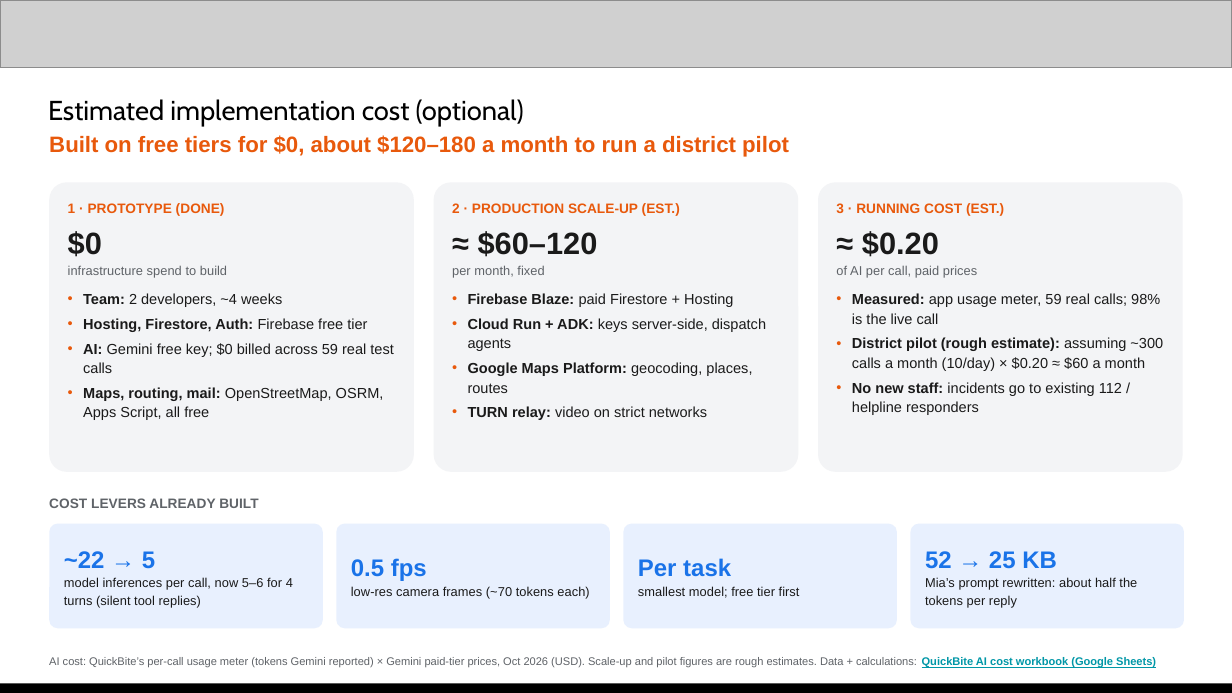
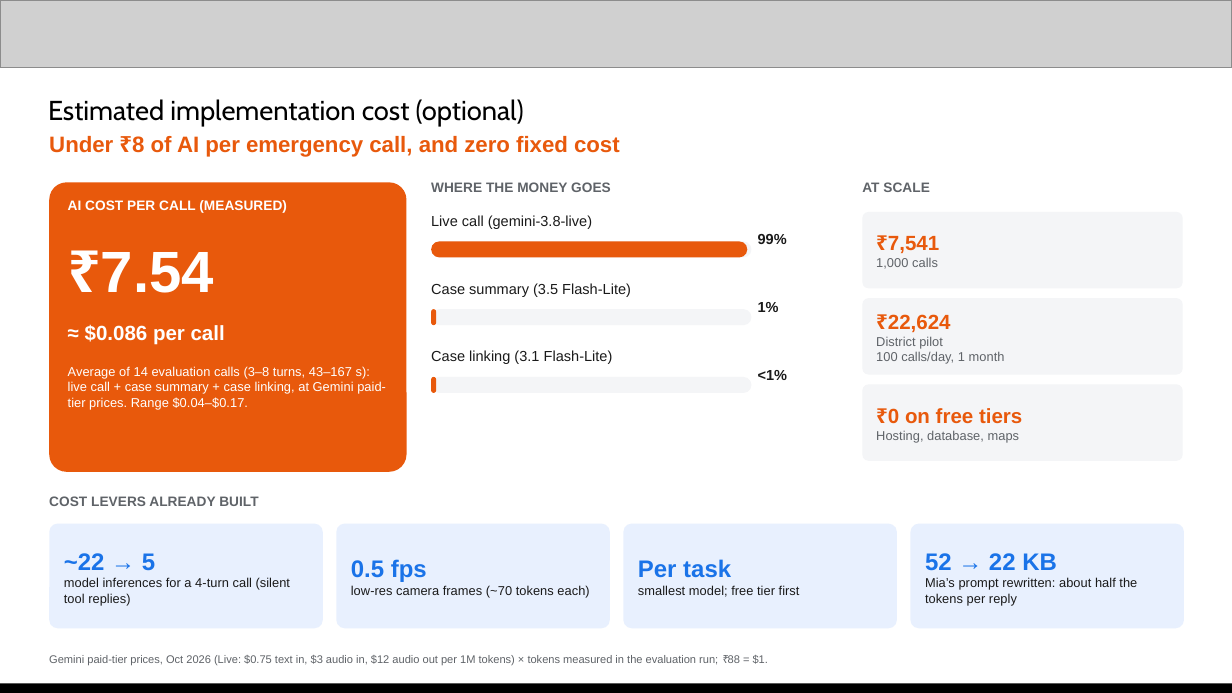
Before and after one commit to Jeevanvsan/ai_builder_hack, a slide deck: slide 10 of deck/QuickBite_Submission_Deck_NexMind_v2.pptx. Drawn at 1232x693 pixels with LibreOffice and Linux fonts; fonts in the diff are those of the drawing; grey boxes stand for pictures. Boxes give left, top, right and bottom in pixels: in the first picture for what was removed or moved away, otherwise in the second. Text is boxed around its words. In the diff, an @@ line names an element or a change of style, - is before the commit and + after.

```diff
--- a/deck/QuickBite_Submission_Deck_NexMind_v2.pptx
+++ b/deck/QuickBite_Submission_Deck_NexMind_v2.pptx
@@ text at (49, 136, 620, 157): text changed @@
-Built on free tiers for $0, about $120–180 a month to run a district pilot
+Under ₹8 of AI per emergency call, and zero fixed cost
@@ rounded rectangle: place and size @@
-rounded rectangle at (49, 182, 414, 472)
+rounded rectangle at (49, 182, 407, 472)
@@ rounded rectangle at (49, 182, 407, 472): fill #F3F4F6 to #E8590C @@
@@ text removed at (68, 203, 393, 420) @@
-1 · PROTOTYPE (DONE)
-$0
-infrastructure spend to build
-• Team: 2 developers, ~4 weeks
-• Hosting, Firestore, Auth: Firebase free tier
-• AI: Gemini free key; $0 billed across 59 real test calls
-• Maps, routing, mail: OpenStreetMap, OSRM, Apps Script, all free
@@ text added at (68, 200, 287, 213), 8 pt, text #FFFFFF, bold @@
+AI COST PER CALL (MEASURED)
@@ text added at (431, 182, 611, 192), 8 pt, text #5F6368, bold @@
+WHERE THE MONEY GOES
@@ text removed at (452, 203, 766, 420) @@
-2 · PRODUCTION SCALE-UP (EST.)
-≈ $60–120
-per month, fixed
-• Firebase Blaze: paid Firestore + Hosting
-• Cloud Run + ADK: keys server-side, dispatch agents
-• Google Maps Platform: geocoding, places, routes
-• TURN relay: video on strict networks
@@ rounded rectangle removed at (818, 182, 1183, 472) @@
@@ text removed at (836, 203, 1163, 415) @@
-3 · RUNNING COST (EST.)
-≈ $0.20
-of AI per call, paid prices
-• Measured: app usage meter, 59 real calls; 98% is the live call
-• District pilot (rough estimate): assuming ~300 calls a month (10/day) × $0.20 ≈ $60 a month
-• No new staff: incidents go to existing 112 / helpline responders
@@ text added at (862, 182, 929, 192), 8 pt, text #5F6368, bold @@
+AT SCALE
@@ text added at (431, 215, 592, 229), 8.5 pt, text #1A1A1A @@
+Live call (gemini-3.8-live)
@@ text added at (758, 234, 787, 244), 8.5 pt, text #1A1A1A, bold @@
+99%
@@ rounded rectangle added at (862, 212, 1183, 288), fill #F4F5F7, 7.5 pt, text #5F6368 @@
+₹7,541
+1,000 calls
@@ text added at (101, 252, 214, 293), 34 pt, text #FFFFFF, bold @@
+₹7.54
@@ rounded rectangle added at (431, 241, 752, 257), fill #F4F5F7 @@
@@ rounded rectangle added at (431, 241, 748, 257), fill #E8590C @@
@@ text added at (431, 283, 631, 297), 8.5 pt, text #1A1A1A @@
+Case summary (3.5 Flash-Lite)
@@ rounded rectangle added at (862, 298, 1183, 375), fill #F4F5F7, 7.5 pt, text #5F6368 @@
+₹22,624
+District pilot
+100 calls/day, 1 month
@@ text added at (85, 324, 225, 345), 12 pt, text #FFFFFF, bold @@
+≈ $0.086 per call
@@ rounded rectangle: place and size @@
-rounded rectangle at (434, 182, 798, 472)
+rounded rectangle at (431, 309, 752, 325)
@@ rounded rectangle at (431, 309, 752, 325): fill #F3F4F6 to #F4F5F7; proportions changed @@
@@ rounded rectangle added at (431, 309, 436, 325), fill #E8590C @@
@@ text added at (758, 302, 779, 312), 8.5 pt, text #1A1A1A, bold @@
+1%
@@ text added at (431, 350, 613, 364), 8.5 pt, text #1A1A1A @@
+Case linking (3.1 Flash-Lite)
@@ text added at (68, 366, 386, 409), 7.5 pt, text #FFFFFF @@
+Average of 14 evaluation calls (3–8 turns, 43–167 s): live call + case summary + case linking, at Gemini paid-tier prices. Range $0.04–$0.17.
@@ rounded rectangle added at (431, 377, 752, 393), fill #F4F5F7 @@
@@ rounded rectangle added at (431, 377, 436, 393), fill #E8590C @@
@@ text added at (758, 370, 788, 380), 8.5 pt, text #1A1A1A, bold @@
+<1%
@@ rounded rectangle added at (862, 384, 1183, 461), fill #F4F5F7, 7.5 pt, text #5F6368 @@
+₹0 on free tiers
+Hosting, database, maps
@@ text "COST LEVERS ALREADY BUILT" at (49, 496, 258, 506): line spacing 1.12 to 1 @@
@@ text in rounded rectangle at (925, 553, 1057, 571): text changed @@
-52 → 25 KB
+52 → 22 KB
@@ text in rounded rectangle at (64, 577, 290, 606): text changed @@
-model inferences per call, now 5–6 for 4 turns (silent tool replies)
+model inferences for a 4-turn call (silent tool replies)
@@ text in rounded rectangle at (925, 577, 1137, 606): line spacing 1.12 to 1 @@
@@ text at (49, 655, 768, 666): text changed @@
-AI cost: QuickBite’s per-call usage meter (tokens Gemini reported) × Gemini paid-tier prices, Oct 2026 (USD). Scale-up and pilot figures are rough estimates. Data + calculations: QuickBite AI cost workbook (Google Sheets)
+Gemini paid-tier prices, Oct 2026 (Live: $0.75 text in, $3 audio in, $12 audio out per 1M tokens) × tokens measured in the evaluation run; ₹88 = $1.
```
Also in this commit, not shown: 14 other slides changed, 1 other file.
